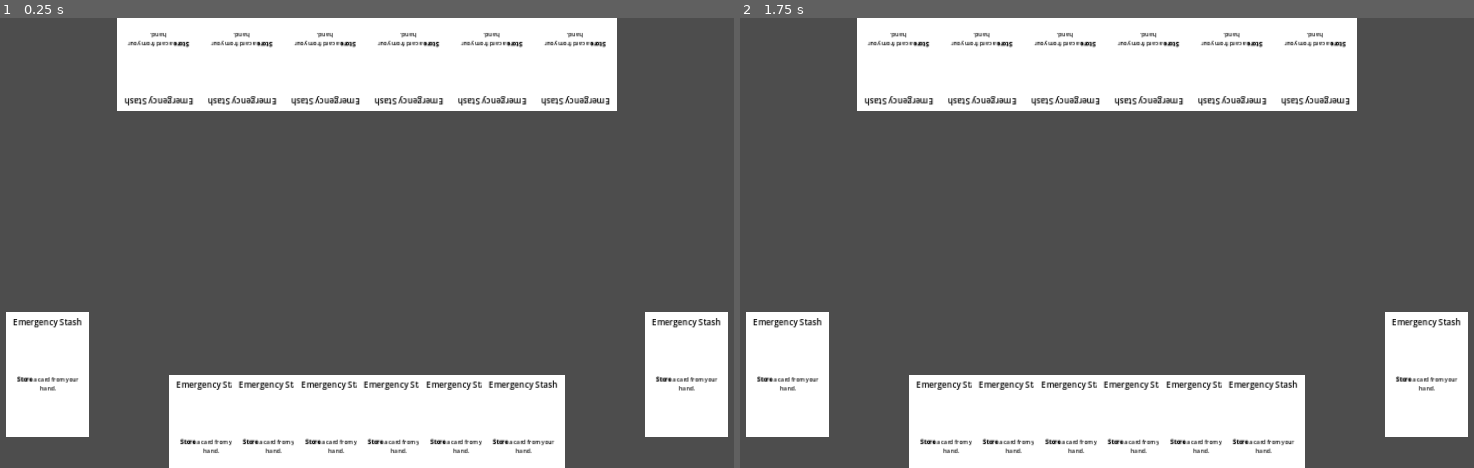
Above: before the commit, frames 1-2 (left to right).
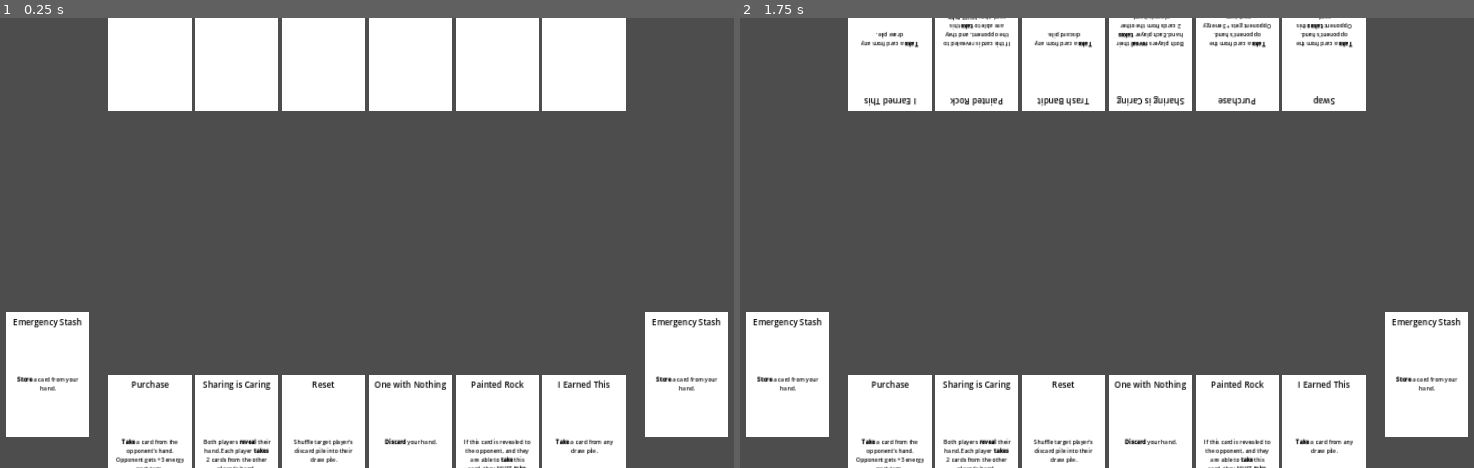
Above: after the commit, the same moments.

Repository: Slaith12/Card-Game
Game: Godot game, scene res://Main Game.tscn
The game is run twice, just before and just after one commit, with the same random seed, the same clock (stepped at 60 frames per second) and the same inputs.
Inputs:
- Up to frame 1 (0.25 s): no input
- Up to frame 2 (1.75 s): tap Enter at 0.5 s; hold F (dump_all, bound only after the commit) 0.53-1.28 s; tap D (dump_known, bound only after the commit) at 0.8, 1.35 s; tap Space at 1.25 s; tap R (reveal, bound only after the commit) at 1.55 s

The runs differ from the first frame. In frame 1, 7.6% of the frame differs, in the area x 14-86%, y 0-100%; in frame 2, 8.1%.

Commit message:
Begin card display system, add debug hotkeys

Diff:
--- a/Blank Card.tres
+++ b/Blank Card.tres
@@ -7,4 +7,4 @@
 title = ""
 description = ""
 flavorText = ""
-cost = 0
+cost = -1
--- a/Main Game.gd
+++ b/Main Game.gd
@@ -4,7 +4,7 @@
 	var cardID : int
 	var revealState : int
 	func isRevealedTo(playerNum):
-		return (revealState | (1 << playerNum)) != 0
+		return (revealState & (1 << playerNum)) != 0
 
 	func Scry(playerNum):
 		revealState |= 1 << playerNum
@@ -37,11 +37,13 @@
 
 # Game State
 @export var cards : Array[CardData]
+@export var deckSize : int
 
 var activeCard : int
 var activePlayer : int
 var inactivePlayer:
 	get: return activePlayer ^ 1
+var playingAs : int
 var cardStep : int
 var currentAction : int
 var currentTurn : int
@@ -56,6 +58,7 @@
 # Display
 const base_card : PackedScene = preload("res://card.tscn")
 const blank_card : CardData = preload("res://Blank Card.tres")
+const hand_spacing := 90.0 + 35
 
 # Called when the node enters the scene tree for the first time.
 func _ready():
@@ -69,7 +72,7 @@
 	p2Discard = []
 
 	#insert standard cards
-	for i in range(20):
+	for i in range(deckSize):
 		p1Deck.append(GameCard.new(i))
 		p2Deck.append(GameCard.new(i))
 
@@ -80,10 +83,10 @@
 	P2Draw(6)
 
 	#shuffle in stones
-	for i in range(20, 26):
-		if p1Deck.size() == 23:
+	for i in range(deckSize, deckSize+6):
+		if p1Deck.size() == deckSize+3:
 			p2Deck.append(GameCard.new(i))
-		elif p2Deck.size() == 23:
+		elif p2Deck.size() == deckSize+3:
 			p1Deck.append(GameCard.new(i))
 		elif randi_range(0, 1) == 0:
 			p1Deck.append(GameCard.new(i))
@@ -92,6 +95,11 @@
 
 	Shuffle(p1Deck)
 	Shuffle(p2Deck)
+
+	UpdateRevealedCards()
+	UpdateCardDisplay()
+
+	playingAs = P1 # hardcoded to p1 for now
 
 	#initialize game state
 	#setting activePlayer to player 2 and currentTurn to 0 before calling BeginNewTurn() will start the game on turn 1 on player 1's turn
@@ -101,6 +109,64 @@
 	BeginNewTurn()
 	currentAction = SelectP1Hand
 
+func _input(event):
+	if event.is_action_pressed("reveal"):
+		for card in p2Hand:
+			card.revealState ^= 1
+		UpdateCardDisplay()
+
+	if event.is_action_pressed("dump_known"):
+		var line = "Your hand (size " + str(p1Hand.size()) + "): "
+		for card in p1Hand:
+			line += (cards[card.cardID].title + " [" + str(card.cardID) + "], ") if card.isRevealedTo(P1) else "Unknown, "
+		print(line)
+		line = "Enemy hand (size " + str(p2Hand.size()) + "): "
+		for card in p2Hand:
+			line += (cards[card.cardID].title + " [" + str(card.cardID) + "], ") if card.isRevealedTo(P1) else "Unknown, "
+		print(line)
+		line = "Your discard (size " + str(p1Discard.size()) + "): "
+		for card in p1Discard:
+			line += (cards[card.cardID].title + " [" + str(card.cardID) + "], ") if card.isRevealedTo(P1) else "Unknown, "
+		print(line)
+		line = "Enemy discard (size " + str(p2Discard.size()) + "): "
+		for card in p2Discard:
+			line += (cards[card.cardID].title + " [" + str(card.cardID) + "], ") if card.isRevealedTo(P1) else "Unknown, "
+		print(line)
+		line = "Your deck (size " + str(p1Deck.size()) + "): "
+		for card in p1Deck:
+			line += (cards[card.cardID].title + " [" + str(card.cardID) + "], ") if card.isRevealedTo(P1) else "Unknown, "
+		print(line)
+		line = "Enemy deck (size " + str(p1Deck.size()) + "): "
+		for card in p2Deck:
+			line += (cards[card.cardID].title + " [" + str(card.cardID) + "], ") if card.isRevealedTo(P1) else "Unknown, "
+		print(line)
+
+	if event.is_action_pressed("dump_all"):
+		var line = "Your hand (size " + str(p1Hand.size()) + "): "
+		for card in p1Hand:
+			line += cards[card.cardID].title + " [" + str(card.cardID) + "], "
+		print(line)
+		line = "Enemy hand (size " + str(p2Hand.size()) + "): "
+		for card in p2Hand:
+			line += cards[card.cardID].title + " [" + str(card.cardID) + "], "
+		print(line)
+		line = "Your discard (size " + str(p1Discard.size()) + "): "
+		for card in p1Discard:
+			line += cards[card.cardID].title + " [" + str(card.cardID) + "], "
+		print(line)
+		line = "Enemy discard (size " + str(p2Discard.size()) + "): "
+		for card in p2Discard:
+			line += cards[card.cardID].title + " [" + str(card.cardID) + "], "
+		print(line)
+		line = "Your deck (size " + str(p1Deck.size()) + "): "
+		for card in p1Deck:
+			line += cards[card.cardID].title + " [" + str(card.cardID) + "], "
+		print(line)
+		line = "Enemy deck (size " + str(p1Deck.size()) + "): "
+		for card in p2Deck:
+			line += cards[card.cardID].title + " [" + str(card.cardID) + "], "
+		print(line)
+
 func BeginNewTurn():
 	activePlayer = inactivePlayer
 	if(activePlayer == P1):
@@ -108,7 +174,26 @@
 	currentEnergy = currentTurn
 
 func UpdateCardDisplay():
-	pass
+	UpdatePileSpread($PlayHand, piles(HAND + playingAs))
+	UpdatePileSpread($OppHand, piles(HAND + (playingAs^1)))
+
+func UpdatePileSpread(spread, handData):
+	while spread.get_child_count() < handData.size():
+		spread.add_child(base_card.instantiate())
+	while spread.get_child_count() > handData.size():
+		spread.get_child(0).free() # may cause problems later but it should be fine for now since nothing else references the card objects
+
+	if handData.size() == 0: return
+
+	var cardPos = hand_spacing * (handData.size() - 1) / -2.0
+	var cardObjects = spread.get_children()
+	for i in range(cardObjects.size()):
+		var display = cardObjects[i]
+		var card = handData[i]
+		var data = cards[card.cardID] if card.isRevealedTo(playingAs) else blank_card # will need to be changed; card display will need to know reveal info and other info later
+		display.position.x = cardPos
+		display.SetData(data)
+		cardPos += hand_spacing
 
 func EndCardAction(discard := true):
 	#place the used card in the discard pile (unless the card effect already placed it somewhere)
@@ -122,21 +207,24 @@
 	if(p2Hand.size() < 6):
 		P2Draw(6 - p2Hand.size())
 
-	#reveal cards in hand/discard
+	UpdateRevealedCards()
+
+	#check if turn should pass
+	if(currentEnergy <= 0):
+		BeginNewTurn()
+
+	#reset card state to "Waiting for card"
+	activeCard = -1
+	currentAction = select(HAND + activePlayer)
+
+	UpdateCardDisplay()
+
+func UpdateRevealedCards():
 	for card in p1Hand:		card.revealState |= 1
 	for card in p2Hand:		card.revealState |= 2
 	for card in p1Discard: 	card.revealState = 3
 	for card in p2Discard: 	card.revealState = 3
 
-	#check if turn should pass
-	if(currentEnergy <= 0):
-		BeginNewTurn()
-
-	#reset card state to "Waiting for card"
-	activeCard = -1
-	currentAction = select(HAND + activePlayer)
-
-	UpdateCardDisplay()
 
 func ProcessCard(selectIndex): # selectIndex is an int for single selections, and an int array for multi-selections
 	match activeCard:
--- a/Main Game.tscn
+++ b/Main Game.tscn
@@ -13,13 +13,13 @@
 [ext_resource type="Resource" uid="uid://lt8kqguah5n4" path="res://Cards/Painted Rock.tres" id="11_a4a6j"]
 [ext_resource type="Resource" uid="uid://c4gbry17mslh0" path="res://Cards/Sharing is Caring.tres" id="12_0mfdq"]
 [ext_resource type="Resource" uid="uid://ccyfn7o7kd4sl" path="res://Cards/I Earned This.tres" id="13_37xhj"]
-[ext_resource type="Resource" uid="uid://blpmm732mvf5q" path="res://Cards/Recycle.tres" id="14_fmo71"]
 [ext_resource type="Resource" uid="uid://c83j72u3a7pv0" path="res://Cards/Stone (Placeholder).tres" id="15_m5d8t"]
 [ext_resource type="PackedScene" uid="uid://bntal73dk3fwn" path="res://card.tscn" id="16_n8xuq"]
 
 [node name="MainGame" type="Node2D"]
 script = ExtResource("1_jstw6")
-cards = Array[Resource("res://CardData.gd")]([ExtResource("2 …(325 unchanged characters)…  ExtResource("13_37xhj"), ExtResource("14_fmo71"), null, null, null, null, ExtResource("15_m5d8t"), ExtResource("15_m5d8t"), ExtR …(96 unchanged characters)…
+cards = Array[Resource("res://CardData.gd")]([ExtResource("2 …(325 unchanged characters)…  ExtResource("13_37xhj"), ExtResource("15_m5d8t"), ExtResource("15_m5d8t"), ExtR …(96 unchanged characters)…
+deckSize = 15
 
 [node name="PlayHand" type="Marker2D" parent="."]
 position = Vector2(0, 280)
--- a/card.gd
+++ b/card.gd
@@ -16,6 +16,8 @@
 
 # Called every frame. 'delta' is the elapsed time since the previous frame.
 func _process(delta):
+	if not Engine.is_editor_hint():
+		return
 	if not title:
 		_ready()
 	if data:
--- a/project.godot
+++ b/project.godot
@@ -19,6 +19,24 @@
 
 window/stretch/mode="canvas_items"
 
+[input]
+
+reveal={
+"deadzone": 0.5,
+"events": [Object(InputEventKey,"resource_local_to_scene":false,"resource_name":"","device":0,"window_id":0,"alt_pressed":false,"shift_pressed":false,"ctrl_pressed":false,"meta_pressed":false,"pressed":false,"keycode":0,"physical_keycode":82,"key_label":0,"unicode":0,"echo":false,"script":null)
+]
+}
+dump_known={
+"deadzone": 0.5,
+"events": [Object(InputEventKey,"resource_local_to_scene":false,"resource_name":"","device":-1,"window_id":0,"alt_pressed":false,"shift_pressed":false,"ctrl_pressed":false,"meta_pressed":false,"pressed":false,"keycode":0,"physical_keycode":68,"key_label":0,"unicode":100,"echo":false,"script":null)
+]
+}
+dump_all={
+"deadzone": 0.5,
+"events": [Object(InputEventKey,"resource_local_to_scene":false,"resource_name":"","device":-1,"window_id":0,"alt_pressed":false,"shift_pressed":false,"ctrl_pressed":false,"meta_pressed":false,"pressed":false,"keycode":0,"physical_keycode":70,"key_label":0,"unicode":102,"echo":false,"script":null)
+]
+}
+
 [rendering]
 
 renderer/rendering_method="gl_compatibility"
Not shown: 1 places in Main Game.tscn that only renumber resources
